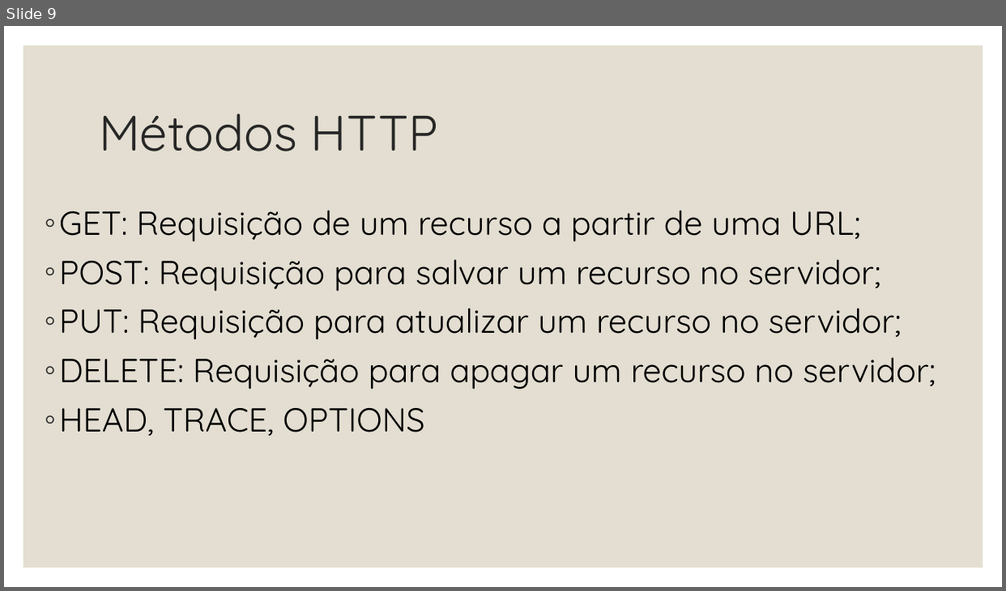
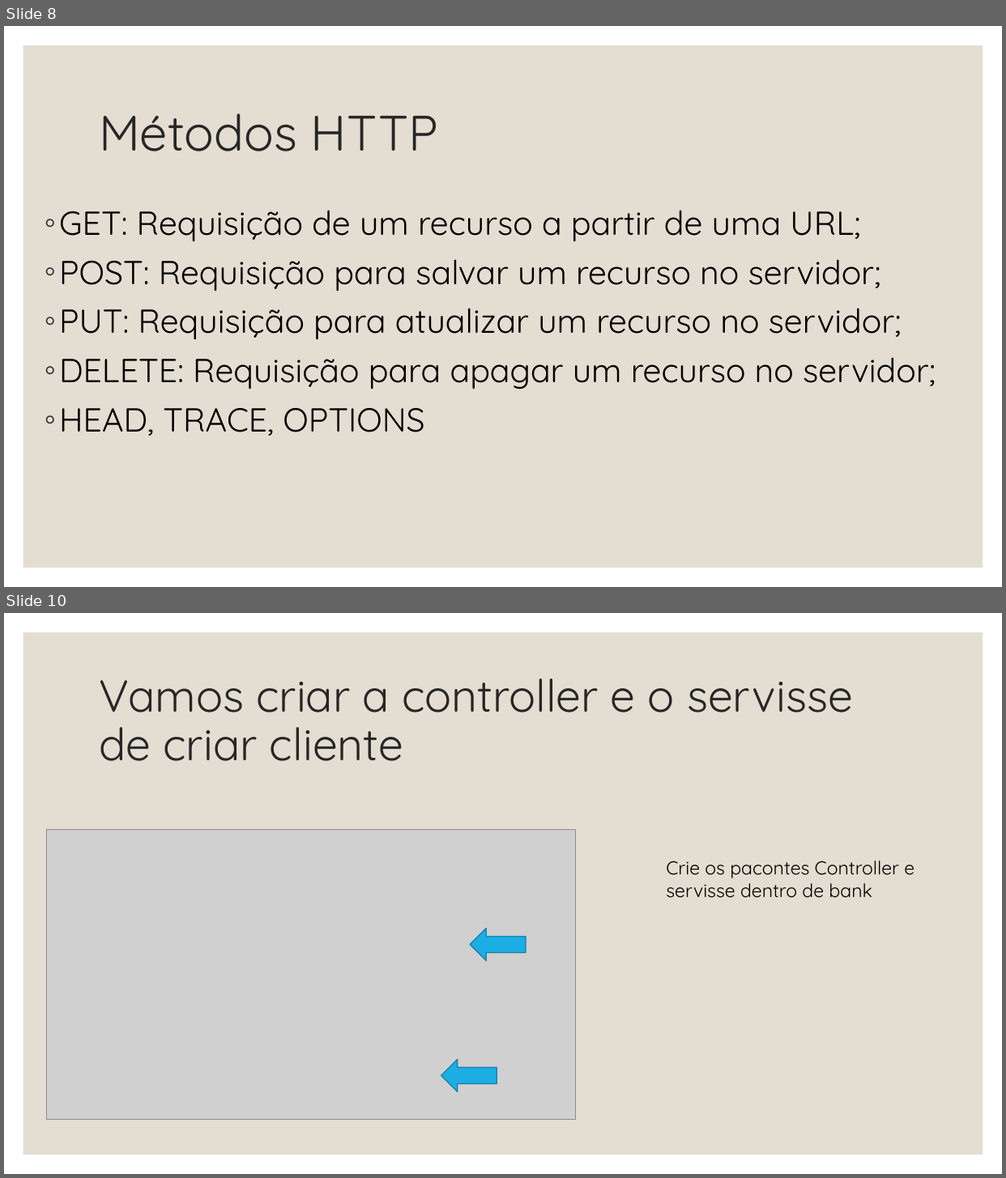
Before and after one commit to duarterafael/web-programming-classroom, a slide deck: classes/Aula 4-Arquitetura REST - Tipos de requests - Camada model e geração de banco de dados.pptx. Shown one above the other, each under a label of ours: slide 9 before the commit, slides 8 and 10 after it; the slides between them are not shown. The pictures are 1006x591 and 1006x1178 pixels, drawn with LibreOffice and Linux fonts; fonts in the diff are those of the drawing; grey boxes stand for pictures. Boxes give left, top, right and bottom in pixels: in the first picture for what was removed or moved away, otherwise in the second. Text is boxed around its words. In the diff, an @@ line names an element or a change of style, - is before the commit and + after.

```diff
--- a/classes/Aula 4-Arquitetura REST - Tipos de requests - Camada model e geração de banco de dados.pptx
+++ b/classes/Aula 4-Arquitetura REST - Tipos de requests - Camada model e geração de banco de dados.pptx
@@ slide 10 added at [4,613,1002,1174], background #FFFFFF; not listed: 1 template element that a slide beside it also shows @@
@@ title added at [99,679,853,761], 43.2 pt, text #262626 @@
+Vamos criar a controller e o servisse de criar cliente
@@ picture added at [47,830,576,1120] @@
@@ text added at [666,861,914,898], 18 pt, text #000000 @@
+Crie os pacontes Controller e servisse dentro de bank
@@ right arrow added at [471,928,526,960], fill #1CADE4, outline #1580A9 1 pt @@
@@ right arrow added at [441,1060,496,1093], fill #1CADE4, outline #1580A9 1 pt @@
@@ what was slide 9 is now slide 8 @@
```
Also in this commit, not shown: 22 other slides added, 2 slides removed, 2 other files.
